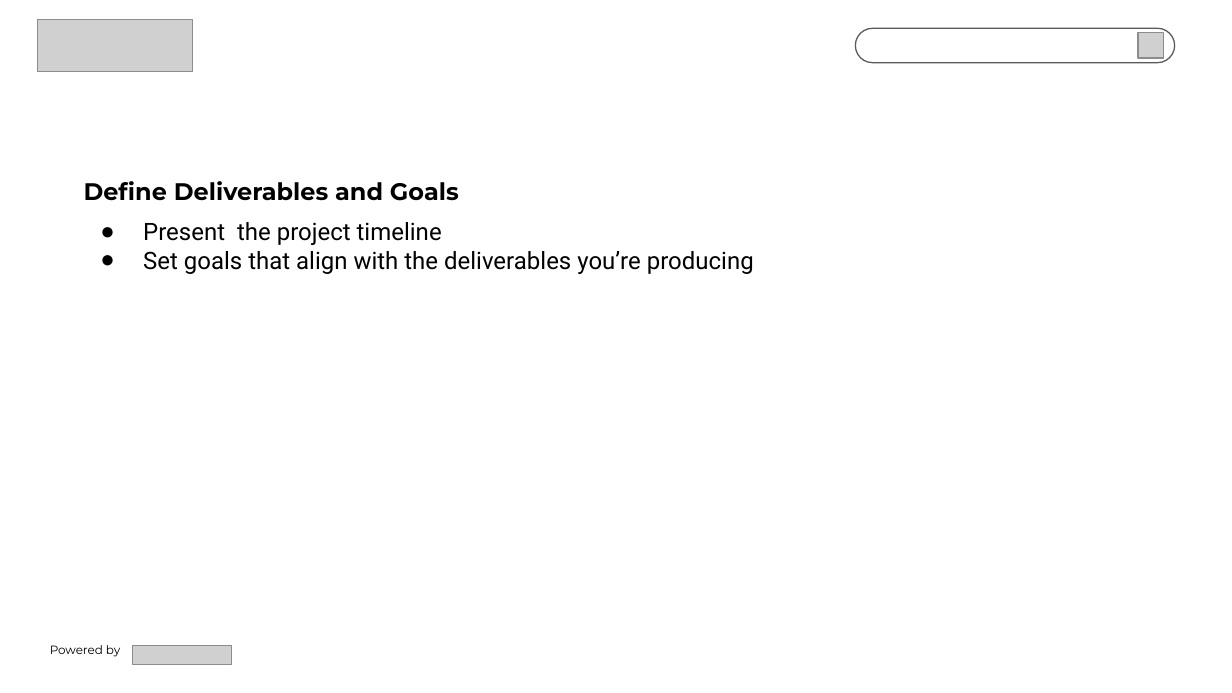
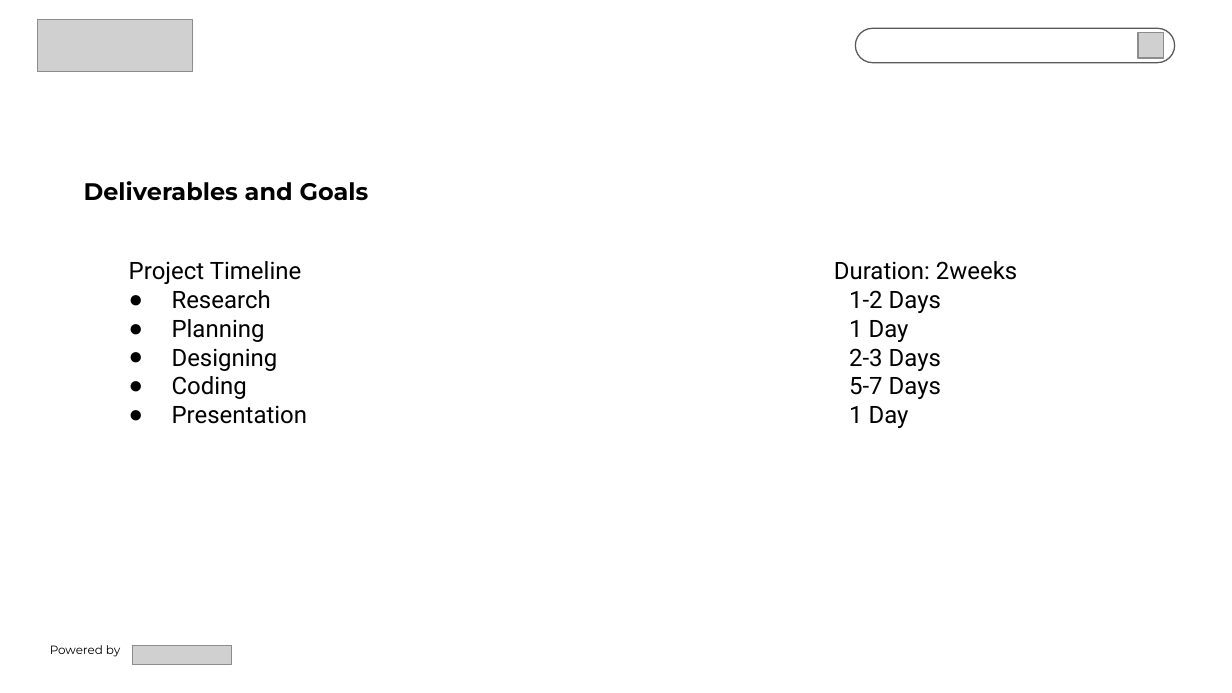
Before and after one commit to mikefillar/mikefillar.github.io, a slide deck: slide 4 of Project Proposal.pptx. Drawn at 1232x693 pixels with LibreOffice and Linux fonts; fonts in the diff are those of the drawing; grey boxes stand for pictures; background and template pictures are left out. Boxes give left, top, right and bottom in pixels: in the first picture for what was removed or moved away, otherwise in the second. Text is boxed around its words. In the diff, an @@ line names an element or a change of style, - is before the commit and + after.

Commit message:
Finalized Project

```diff
--- a/Project Proposal.pptx
+++ b/Project Proposal.pptx
@@ text at (84, 181, 369, 201): text changed @@
-Define Deliverables and Goals
+Deliverables and Goals
@@ text removed at (143, 222, 754, 274) @@
-● Present the project timeline
-● Set goals that align with the deliverables you’re producing
@@ text added at (129, 261, 1017, 428), 14 pt, text #000000 @@
+Project Timeline Duration: 2weeks
+● Research 1-2 Days
+● Planning 1 Day
+● Designing 2-3 Days
+● Coding 5-7 Days
+● Presentation 1 Day
```
Also in this commit, not shown: 2 other slides changed, 5 other files.
